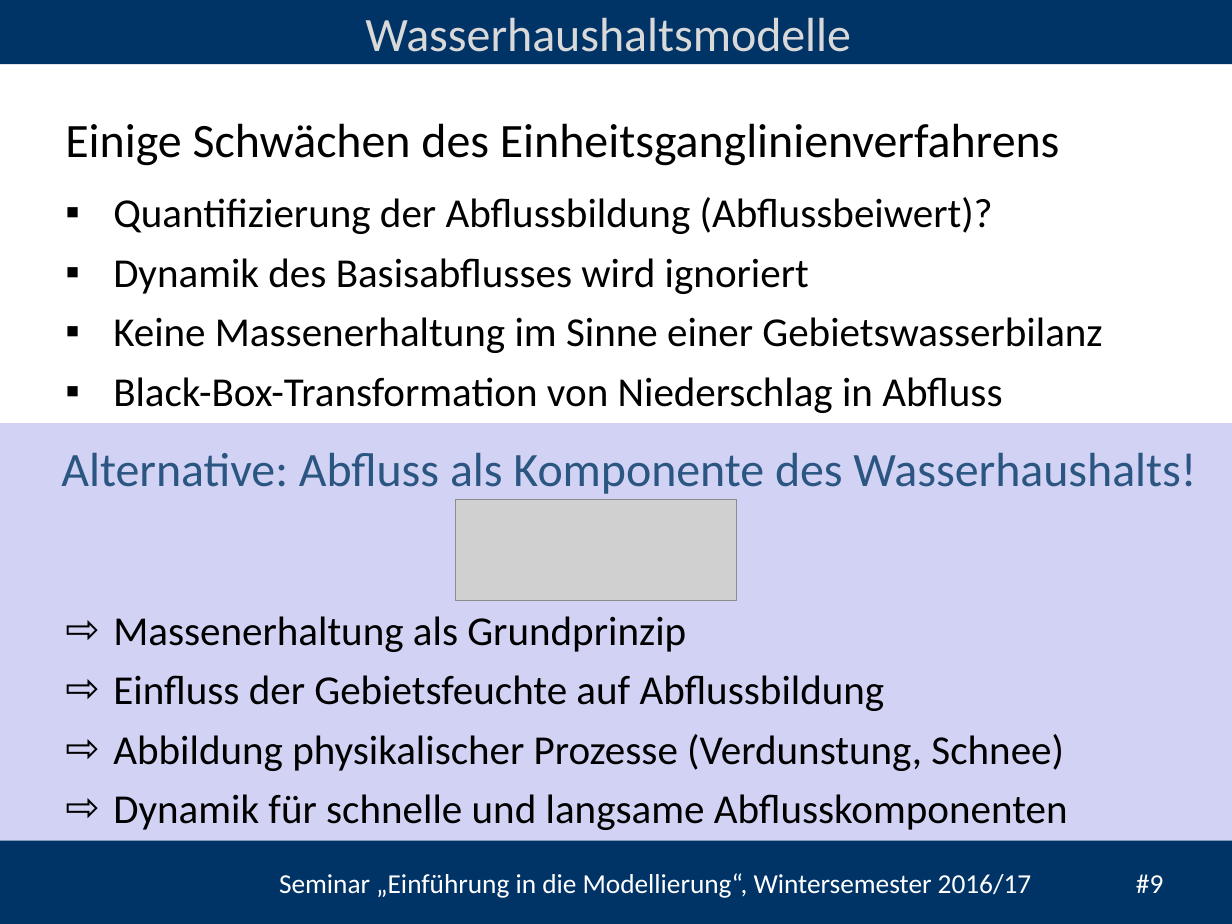
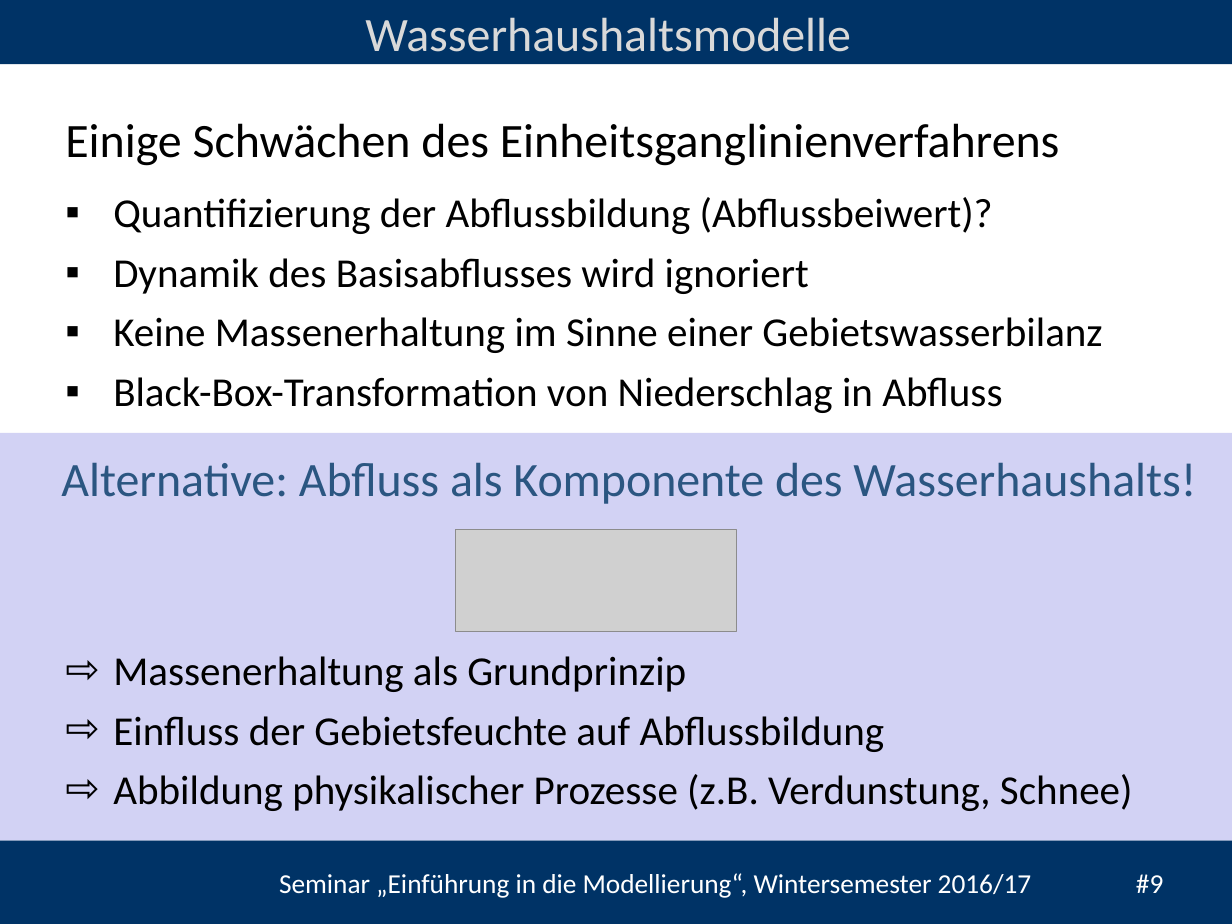
Before and after one commit to heistermann/Einf_Modellierung, a slide deck: slide 9 of Termin_2/folien/UebungModellierung#2.pptx. Drawn at 1232x924 pixels with LibreOffice and Linux fonts; fonts in the diff are those of the drawing; grey boxes stand for pictures; background and template pictures are left out. Boxes give left, top, right and bottom in pixels: in the first picture for what was removed or moved away, otherwise in the second. Text is boxed around its words. In the diff, an @@ line names an element or a change of style, - is before the commit and + after.

```diff
--- a/Termin_2/folien/UebungModellierung#2.pptx
+++ b/Termin_2/folien/UebungModellierung#2.pptx
@@ rectangle: place and size @@
-rectangle at (0,424,1232,841)
+rectangle at (0,432,1232,840)
@@ text "Alternative: Abfluss als Komponente des ...": place and size @@
-text "Alternative: Abfluss als Komponente des ..." at (61,452,1196,494)
+text "Alternative: Abfluss als Komponente des ..." at (61,462,1196,504)
@@ picture: place and size @@
-picture at (456,499,737,600)
+picture at (456,530,737,631)
@@ text "Massenerhaltung als Grundprinzip": place and size @@
-text "Massenerhaltung als Grundprinzip" at (113,616,1068,830)
+text "Massenerhaltung als Grundprinzip" at (113,656,1133,811)
@@ text at (113,774,1133,811): text changed @@
-⇨ Abbildung physikalischer Prozesse (Verdunstung, Schnee)
-⇨ Dynamik für schnelle und langsame Abflusskomponenten
+⇨ Abbildung physikalischer Prozesse (z.B. Verdunstung, Schnee)
```
Also in this commit, not shown: 1 other slide changed, 1 other file.
